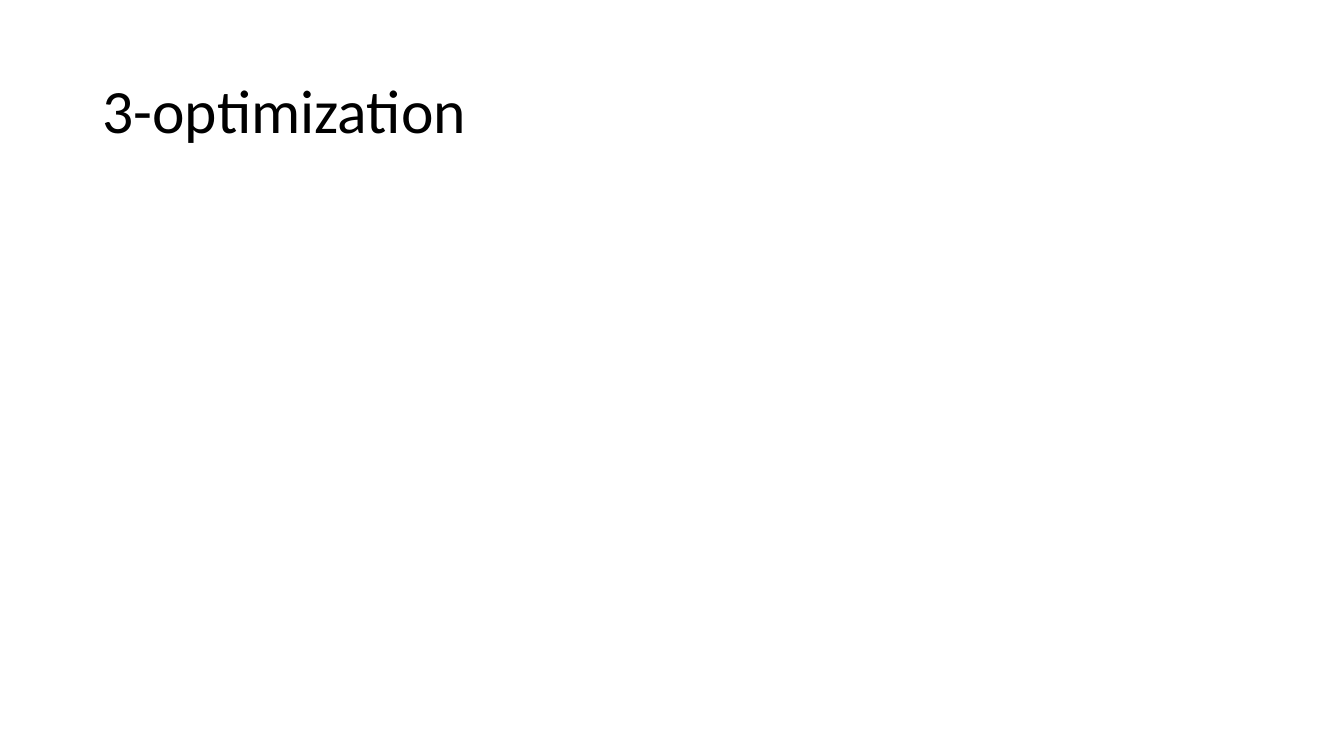
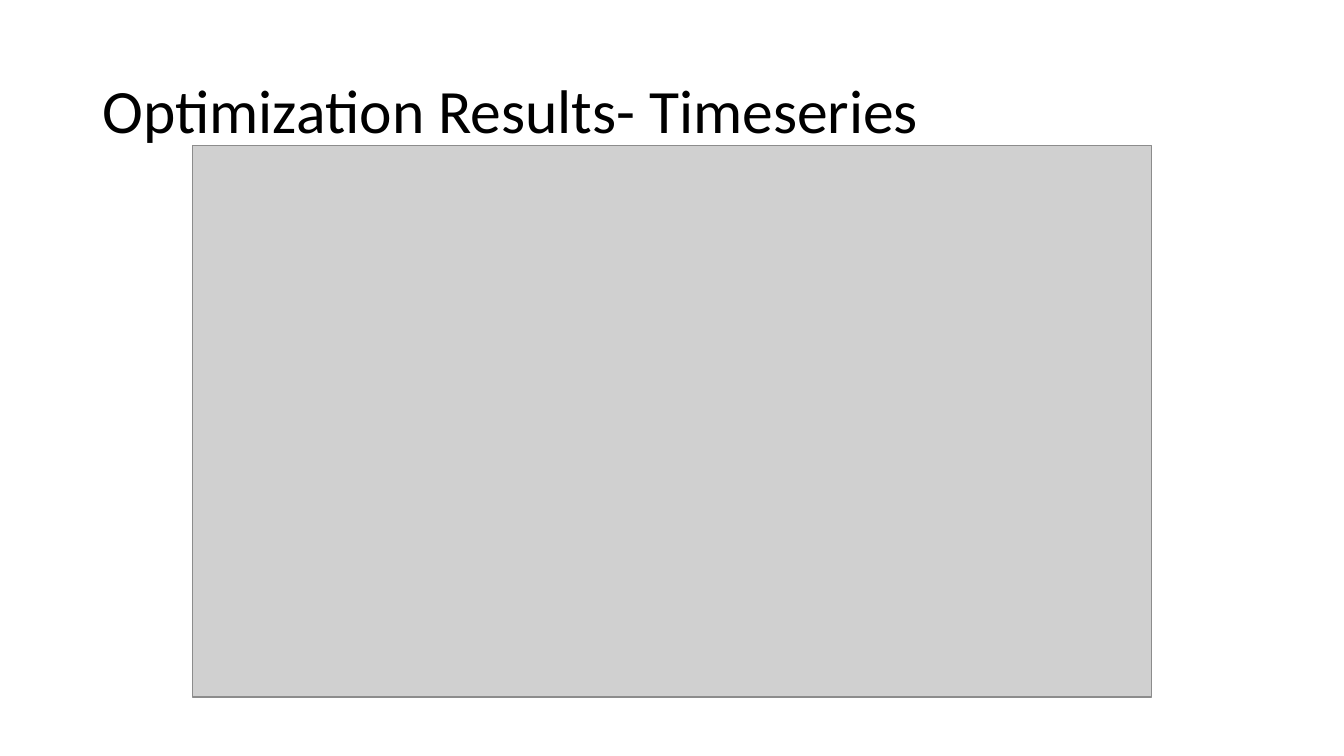
Before and after one commit to AleFire99/The-Loopers, a slide deck: slide 7 of Presentation_midterm.pptx (slide 4 before the commit). Drawn at 1344x756 pixels with LibreOffice and Linux fonts; fonts in the diff are those of the drawing; grey boxes stand for pictures. Boxes give left, top, right and bottom in pixels: in the first picture for what was removed or moved away, otherwise in the second. Text is boxed around its words. In the diff, an @@ line names an element or a change of style, - is before the commit and + after.

```diff
--- a/Presentation_midterm.pptx
+++ b/Presentation_midterm.pptx
@@ title at box(102, 90, 918, 148): text changed @@
-3-optimization
+Optimization Results- Timeseries
@@ picture added at box(193, 145, 1152, 697) @@
```
Also in this commit, not shown: 1 other slide changed, 9 slides added, 4 slides removed, 26 other files.
